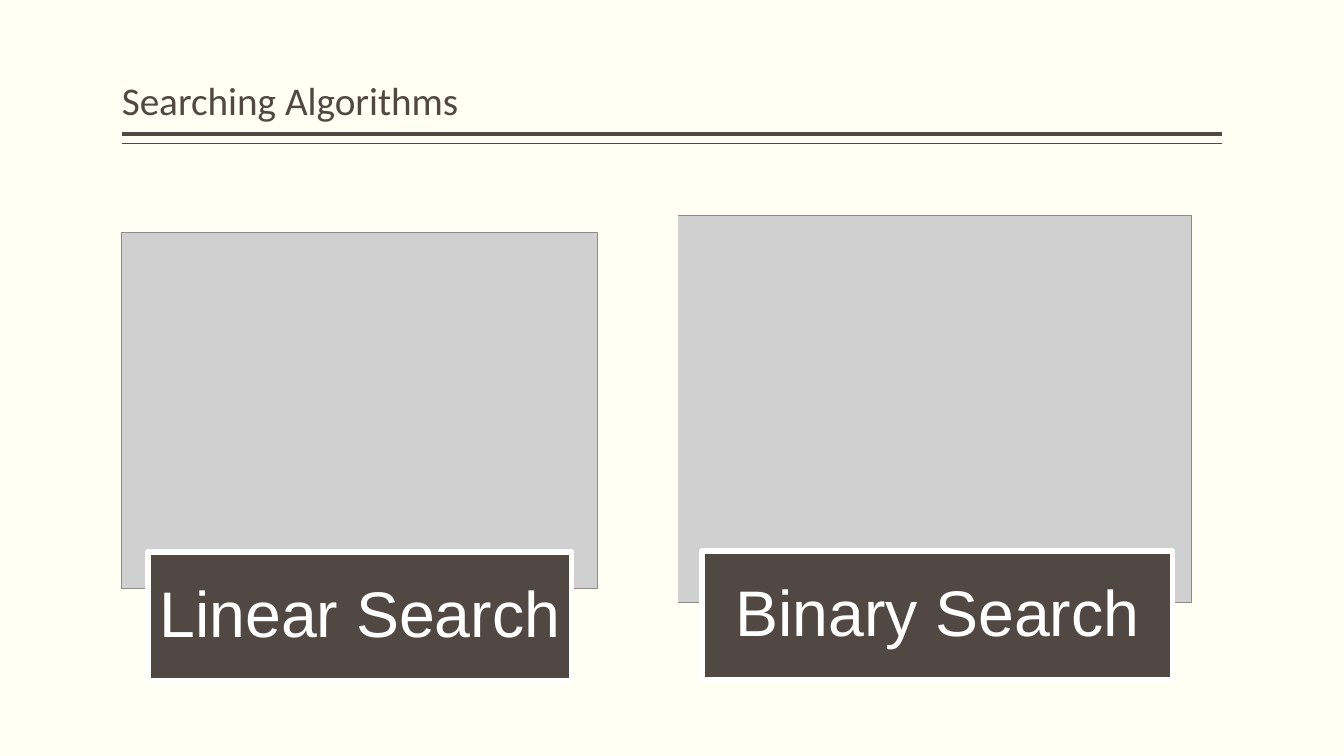
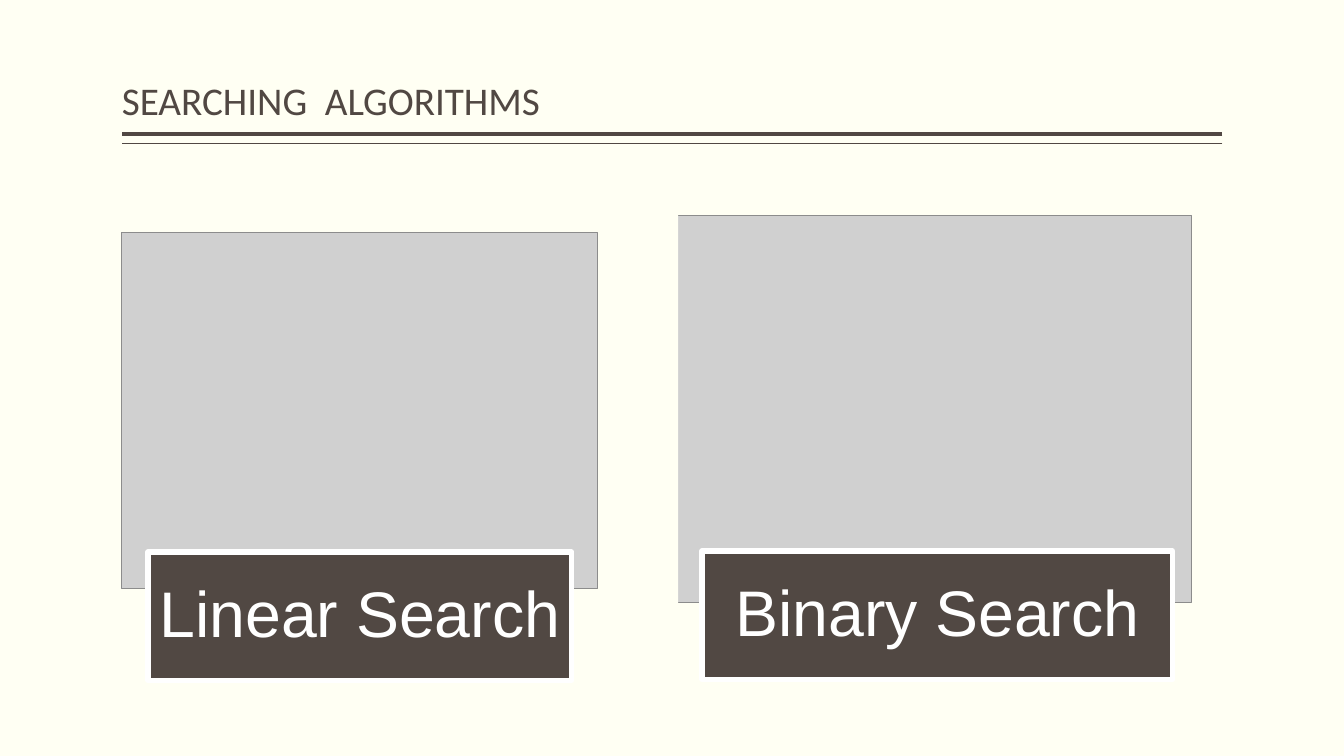
Before and after one commit to chiraqL/Library-Manager, a slide deck: slide 10 of E-Library.pptx. Drawn at 1344x756 pixels with LibreOffice and Linux fonts; fonts in the diff are those of the drawing; grey boxes stand for pictures. Boxes give left, top, right and bottom in pixels: in the first picture for what was removed or moved away, otherwise in the second. Text is boxed around its words. In the diff, an @@ line names an element or a change of style, - is before the commit and + after.

```diff
--- a/E-Library.pptx
+++ b/E-Library.pptx
@@ title at bbox=[122, 89, 540, 116]: text changed @@
-Searching Algorithms
+SEARCHING ALGORITHMS
```
Also in this commit, not shown: 14 other slides changed, 6 other files.
